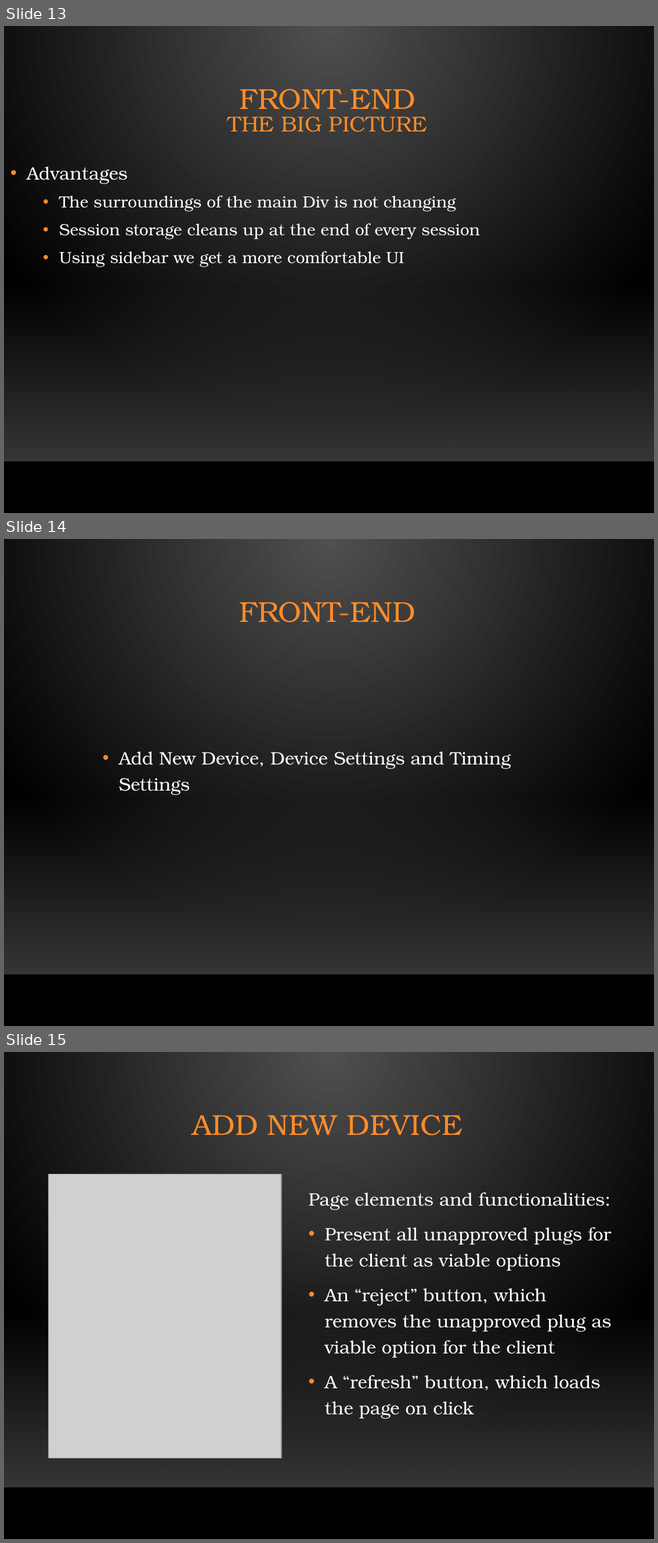
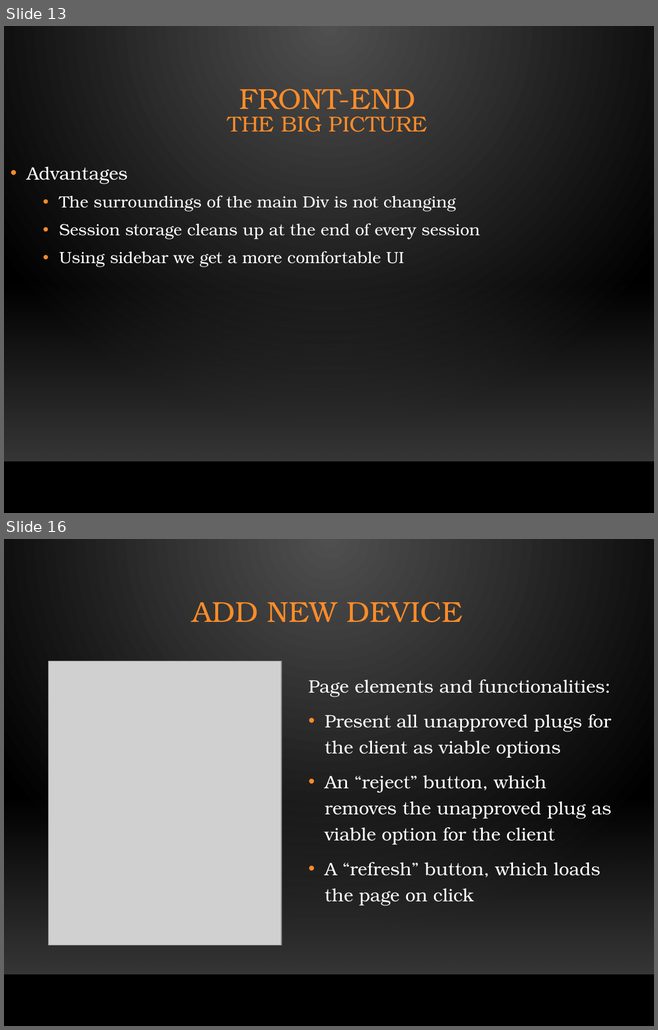
Before and after one commit to Aviel212/SmartSwitch, a slide deck: Project Submission/Presentation/Full Presentation.pptx. Shown one above the other, each under a label of ours: slides 13, 14 and 15 before the commit, slides 13 and 16 after it; the slides between them are not shown. The pictures are 658x1543 and 658x1030 pixels, drawn with LibreOffice and Linux fonts; fonts in the diff are those of the drawing; grey boxes stand for pictures; background and template pictures are left out. Boxes give left, top, right and bottom in pixels: in the first picture for what was removed or moved away, otherwise in the second. Text is boxed around its words. In the diff, an @@ line names an element or a change of style, - is before the commit and + after.

```diff
--- a/Project Submission/Presentation/Full Presentation.pptx
+++ b/Project Submission/Presentation/Full Presentation.pptx
@@ slide 14 removed at (4, 539, 654, 1026), background gradient #505050 to #000000; not listed: 2 template elements that a slide beside it also shows @@
@@ text removed at (239, 602, 416, 623) @@
-FRONT-END
@@ subtitle removed at (119, 751, 511, 795) @@
-• Add New Device, Device Settings and Timing Settings
@@ what was slide 15 is now slide 16 @@
```
Also in this commit, not shown: 2 slides added.
